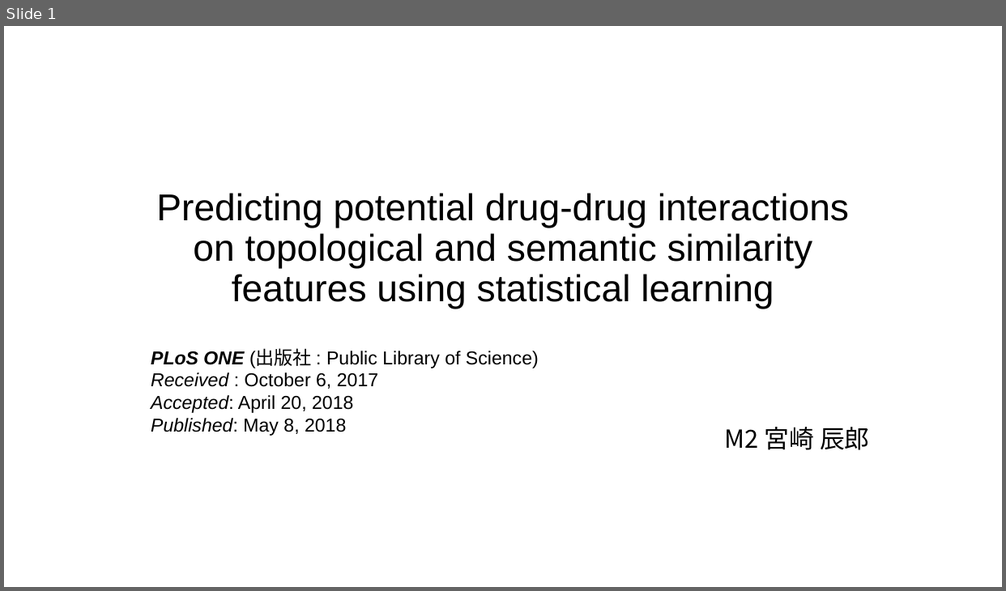
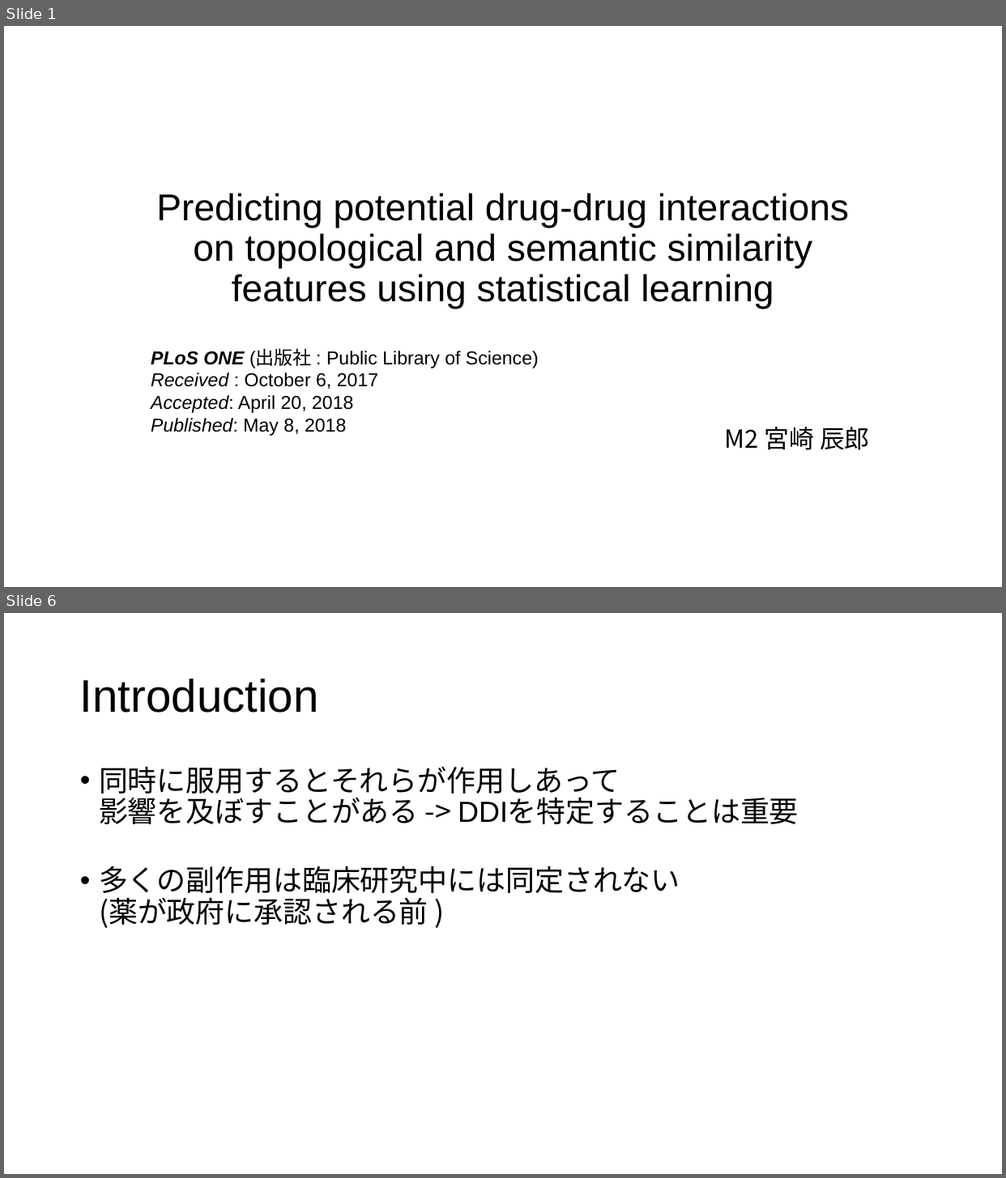
Before and after one commit to tsutarou10/variousFile, a slide deck: Predicting potential drug-drug interactions on topological and semantic similarity features using statistical learning.pptx. Shown one above the other, each under a label of ours: slide 1 before the commit, slides 1 and 6 after it; the slides between them are not shown. The pictures are 1006x591 and 1006x1178 pixels, drawn with LibreOffice and Linux fonts; fonts in the diff are those of the drawing. Boxes give left, top, right and bottom in pixels: in the first picture for what was removed or moved away, otherwise in the second. Text is boxed around its words. In the diff, an @@ line names an element or a change of style, - is before the commit and + after.

```diff
--- a/Predicting potential drug-drug interactions on topological and semantic similarity features using statistical learning.pptx
+++ b/Predicting potential drug-drug interactions on topological and semantic similarity features using statistical learning.pptx
@@ slide 6 added at <box>4,613,1002,1174</box>, background #FFFFFF @@
@@ title added at <box>80,679,319,713</box>, 44 pt, text #000000 @@
+Introduction
@@ text added at <box>99,766,799,928</box>, 28 pt, text #000000 @@
+• 同時に服用するとそれらが作用しあって
+  影響を及ぼすことがある -> DDIを特定することは重要
+• 多くの副作用は臨床研究中には同定されない
+  (薬が政府に承認される前 )
```
Also in this commit, not shown: 12 slides changed, 4 other slides added, 3 other files.
